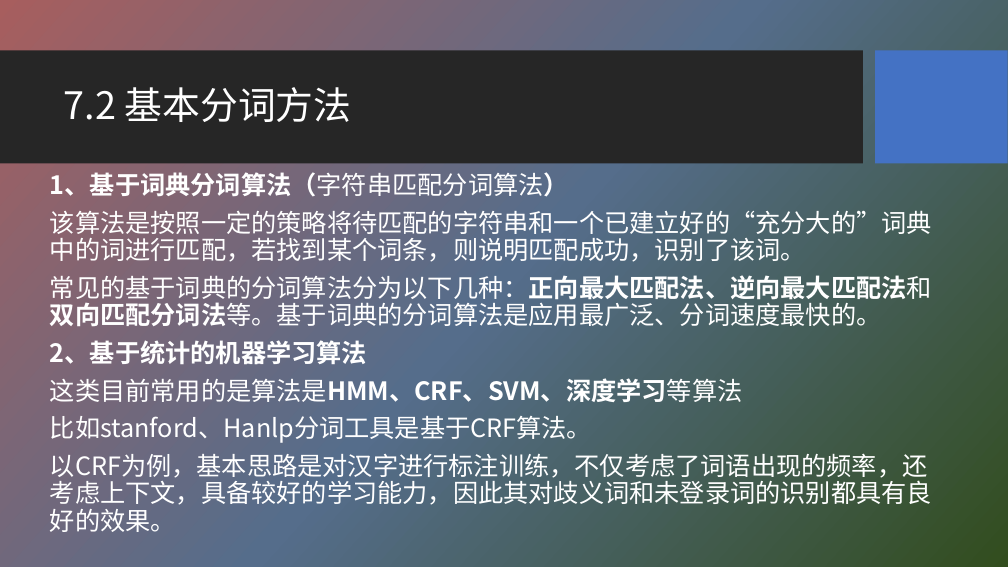
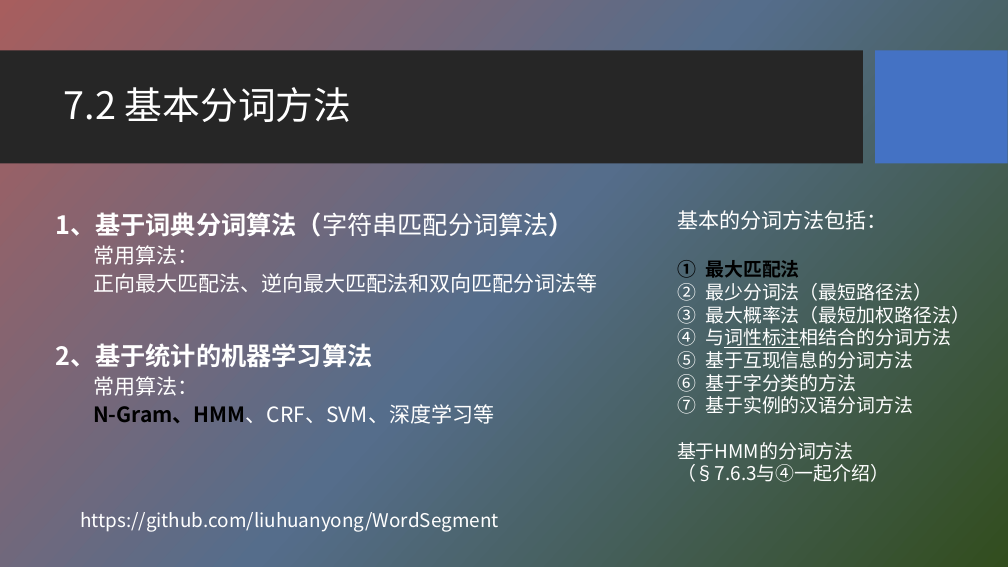
Before and after one commit to HBU/NLP_PPT, a slide deck: slide 9 of PPT-2020/ch07 词法分析.pptx (slide 4 before the commit). Drawn at 1008x567 pixels with LibreOffice and Linux fonts; fonts in the diff are those of the drawing; background and template pictures are left out. Boxes give left, top, right and bottom in pixels: in the first picture for what was removed or moved away, otherwise in the second. Text is boxed around its words. In the diff, an @@ line names an element or a change of style, - is before the commit and + after.

```diff
--- a/PPT-2020/ch07 词法分析.pptx
+++ b/PPT-2020/ch07 词法分析.pptx
@@ text "1、基于词典分词算法（字符串匹配分词算法）": place and size @@
-text "1、基于词典分词算法（字符串匹配分词算法）" at (50,171,932,532)
+text "1、基于词典分词算法（字符串匹配分词算法）" at (55,212,598,424)
@@ text added at (677,210,970,482), 18 pt, text #FFFFFF @@
+基本的分词方法包括：
+1. 最大匹配法
+2. 最少分词法（最短路径法）
+3. 最大概率法（最短加权路径法）
+4. 与词性标注相结合的分词方法
+5. 基于互现信息的分词方法
+6. 基于字分类的方法
+7. 基于实例的汉语分词方法
+基于HMM的分词方法
+（§7.6.3与④一起介绍）
@@ text at (93,245,598,293): text changed; size 24 to 20 pt @@
-该算法是按照一定的策略将待匹配的字符串和一个已建立好的“充分大的”词典中的词进行匹配，若找到某个词条，则说明匹配成功，识别了该词。
-常见的基于词典的分词算法分为以下几种：正向最大匹配法、逆向最大匹配法和双向匹配分词法等。基于词典的分词算法是应用最广泛、分词速度最快的。
+  常用算法：
+  正向最大匹配法、逆向最大匹配法和双向匹配分词法等
@@ text at (93,376,494,424): text changed; size 24 to 20 pt @@
-这类目前常用的是算法是HMM、CRF、SVM、深度学习等算法
-比如stanford、Hanlp分词工具是基于CRF算法。
-以CRF为例，基本思路是对汉字进行标注训练，不仅考虑了词语出现的频率，还考虑上下文，具备较好的学习能力，因此其对歧义词和未登录词的识别都具有良好的效果。
+  常用算法：
+  N-Gram、HMM、CRF、SVM、深度学习等
@@ text added at (80,512,498,532), 18 pt, text #FFFFFF @@
+https://github.com/liuhuanyong/WordSegment
```
Also in this commit, not shown: 6 other slides changed, 29 slides added, 2 other files.
